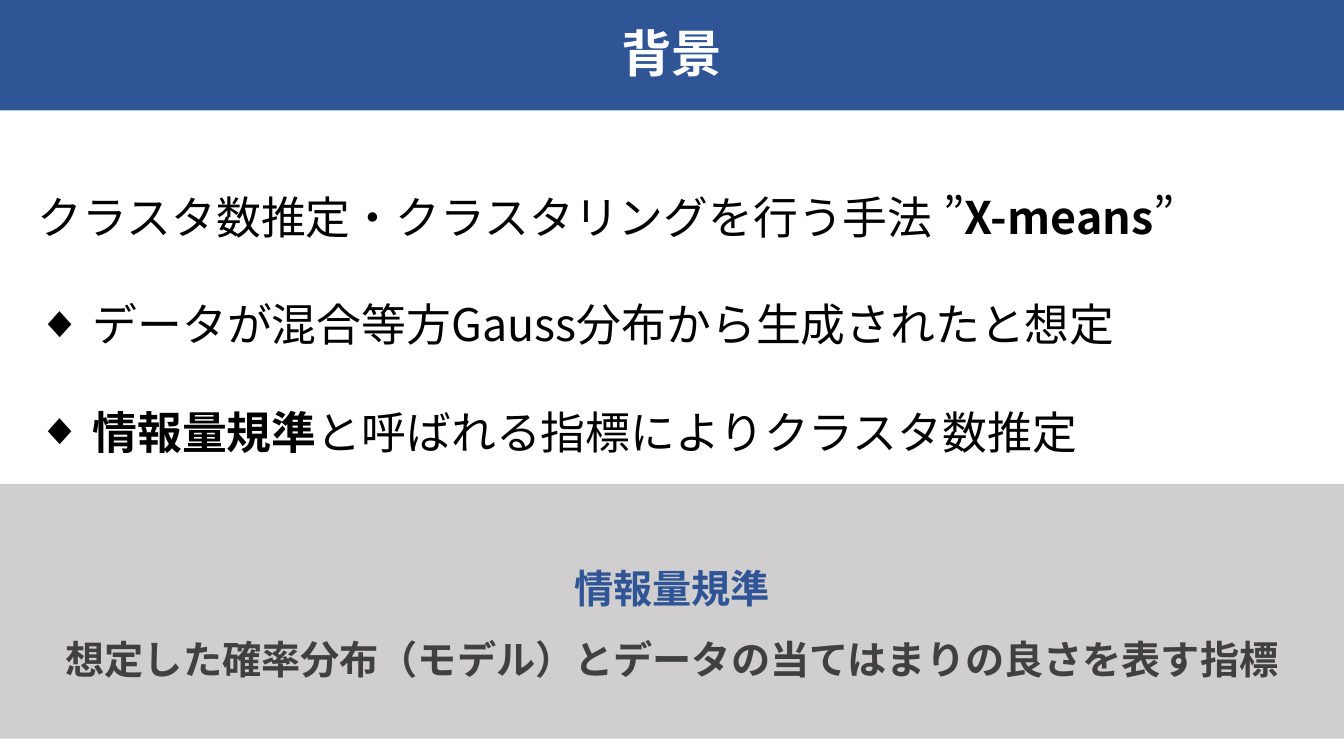
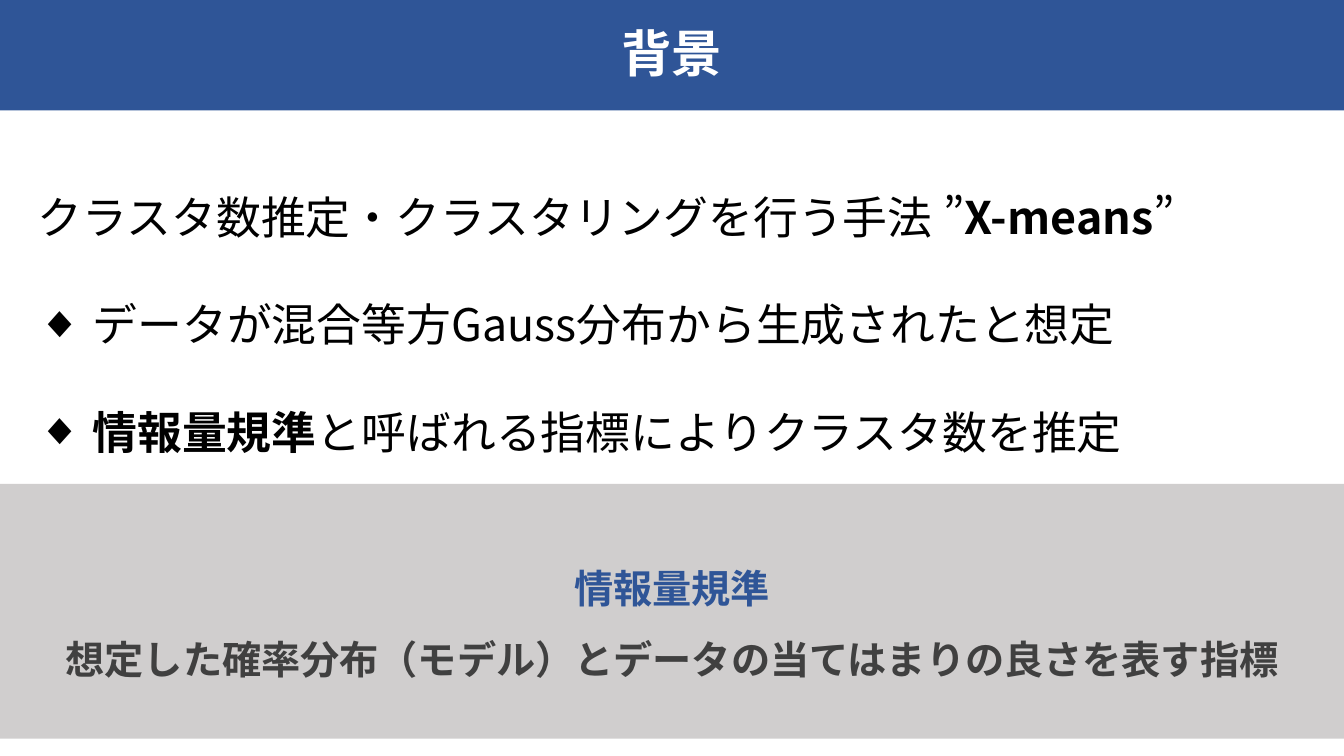
Before and after one commit to raryosu/graduation-research, a slide deck: slide 3 of docs/interim-presen/interim_hagihara.pptx. Drawn at 1344x756 pixels with LibreOffice and Linux fonts; fonts in the diff are those of the drawing. Boxes give left, top, right and bottom in pixels: in the first picture for what was removed or moved away, otherwise in the second. Text is boxed around its words. In the diff, an @@ line names an element or a change of style, - is before the commit and + after.

```diff
--- a/docs/interim-presen/interim_hagihara.pptx
+++ b/docs/interim-presen/interim_hagihara.pptx
@@ text at (93,411,1122,453): text changed @@
-◆ 情報量規準と呼ばれる指標によりクラスタ数推定
+◆ 情報量規準と呼ばれる指標によりクラスタ数を推定
```
Also in this commit, not shown: 9 other slides changed.
